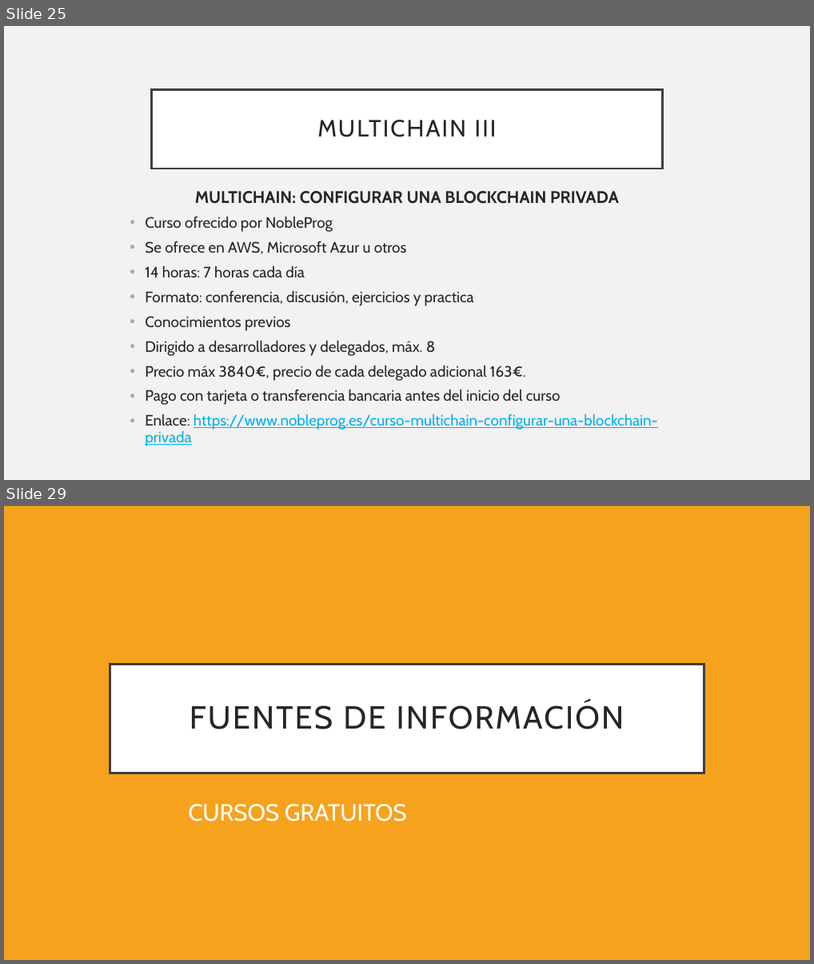
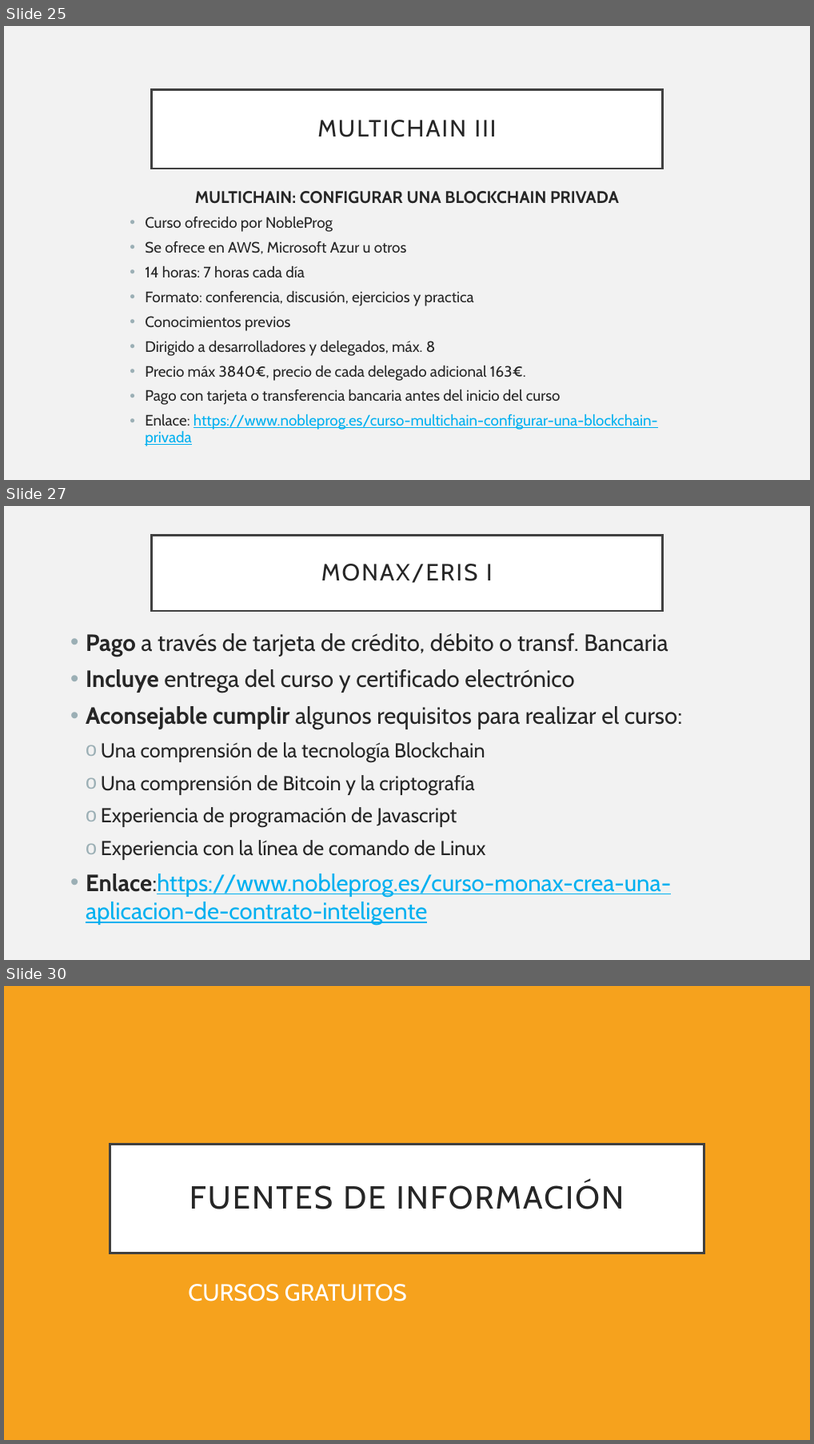
Before and after one commit to alex7dm/DTE_T1_OpenSourceBlockchain, a slide deck: OPEN SOURCE BLOCKCHAIN.pptx. Shown one above the other, each under a label of ours: slides 25 and 29 before the commit, slides 25, 27 and 30 after it; the slides between them are not shown. The pictures are 814x964 and 814x1444 pixels, drawn with LibreOffice and Linux fonts; fonts in the diff are those of the drawing. Boxes give left, top, right and bottom in pixels: in the first picture for what was removed or moved away, otherwise in the second. Text is boxed around its words. In the diff, an @@ line names an element or a change of style, - is before the commit and + after.

```diff
--- a/OPEN SOURCE BLOCKCHAIN.pptx
+++ b/OPEN SOURCE BLOCKCHAIN.pptx
@@ slide 27 added at (4,506,810,960), background #F2F2F2 @@
@@ title added at (152,535,662,611), fill #FFFFFF, outline #404040 2.5 pt, 28 pt, text #262626 @@
+MONAX/ERIS I
@@ text added at (86,633,682,924), 28 pt, text #262626 @@
+• Pago a través de tarjeta de crédito, débito o transf. Bancaria
+• Incluye entrega del curso y certificado electrónico
+• Aconsejable cumplir algunos requisitos para realizar el curso:
+  o Una comprensión de la tecnología Blockchain
+  o Una comprensión de Bitcoin y la criptografía
+  o Experiencia de programación de Javascript
+  o Experiencia con la línea de comando de Linux
+• Enlace:https://www.nobleprog.es/curso-monax-crea-una-aplicacion-de-contrato-inteligente
@@ what was slide 29 is now slide 30 @@
```
Also in this commit, not shown: 2 slides changed, 4 other slides added, 4 slides removed.
